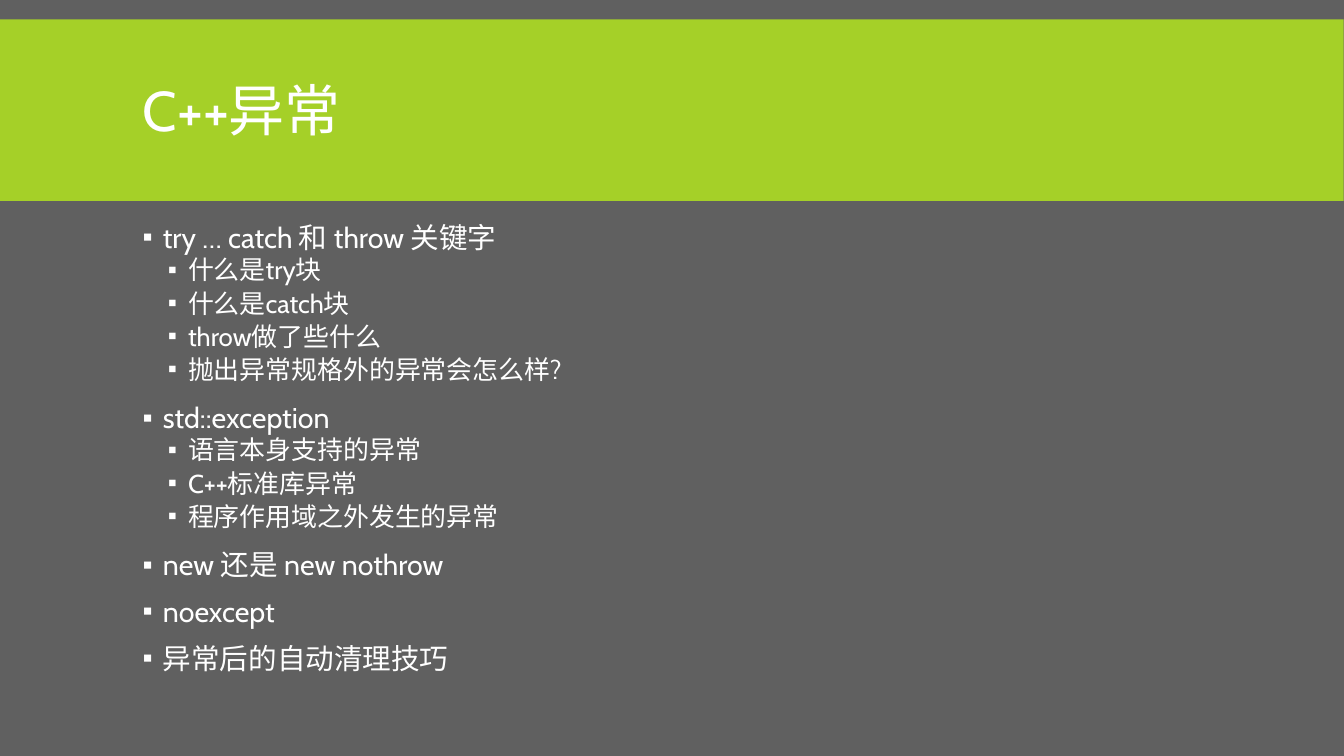
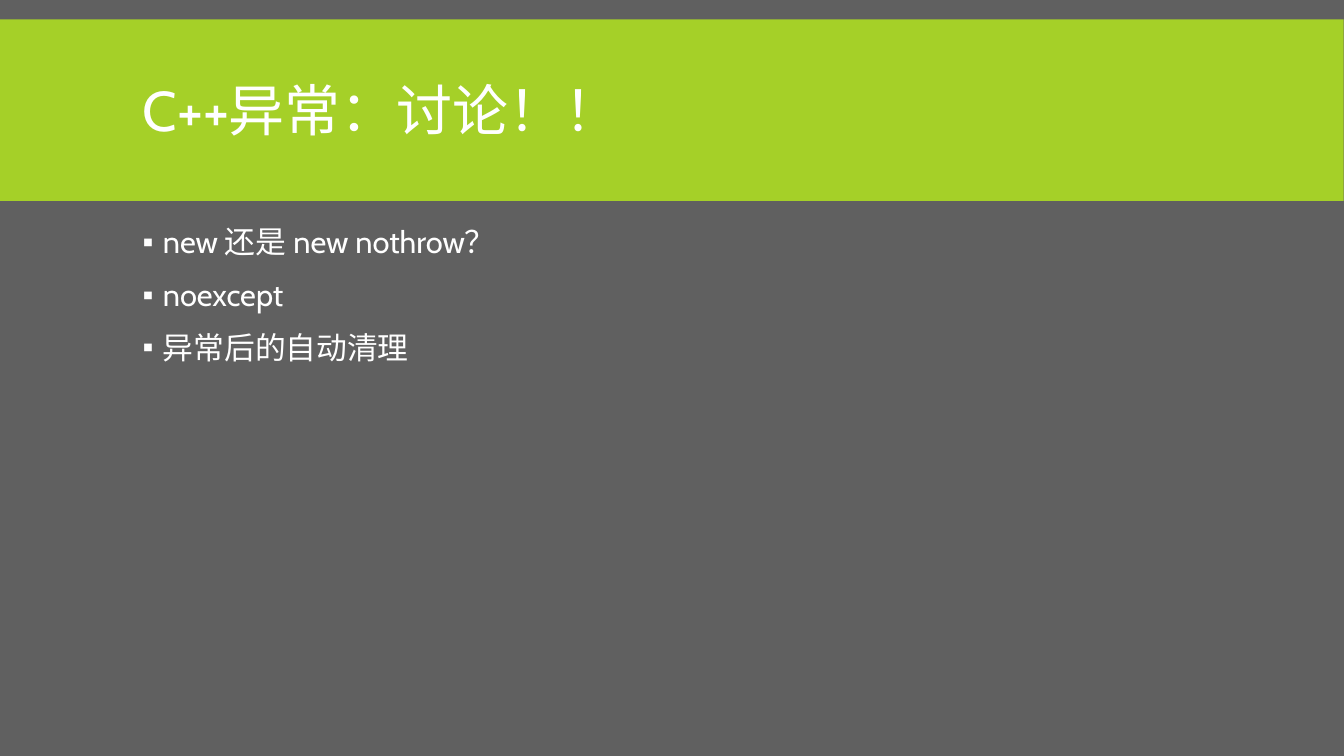
Before and after one commit to albertclass/Lessons, a slide deck: slide 46 of advance c++/courseware.pptx. Drawn at 1344x756 pixels with LibreOffice and Linux fonts; fonts in the diff are those of the drawing. Boxes give left, top, right and bottom in pixels: in the first picture for what was removed or moved away, otherwise in the second. Text is boxed around its words. In the diff, an @@ line names an element or a change of style, - is before the commit and + after.

```diff
--- a/advance c++/courseware.pptx
+++ b/advance c++/courseware.pptx
@@ title at <box>143,84,621,136</box>: text changed @@
-C++异常
+C++异常：讨论！！
@@ text at <box>163,228,495,255</box>: text changed; size 18.5 to 22 pt @@
-▪ try … catch 和 throw 关键字
-  ▪ 什么是try块
-  ▪ 什么是catch块
-  ▪ throw做了些什么
-  ▪ 抛出异常规格外的异常会怎么样?
-▪ std::exception
-  ▪ 语言本身支持的异常
-  ▪ C++标准库异常
-  ▪ 程序作用域之外发生的异常
-▪ new 还是 new nothrow
+▪ new 还是 new nothrow？
@@ text at <box>163,287,283,313</box>: size 20.4 to 22 pt in "noexcept"; line spacing 0.8 to 0.9 @@
@@ text at <box>163,333,409,362</box>: text changed; size 20.4 to 22 pt @@
-▪ 异常后的自动清理技巧
+▪ 异常后的自动清理
```
Also in this commit, not shown: 4 other slides changed, 6 slides added, 3 slides removed, 5 other files.
